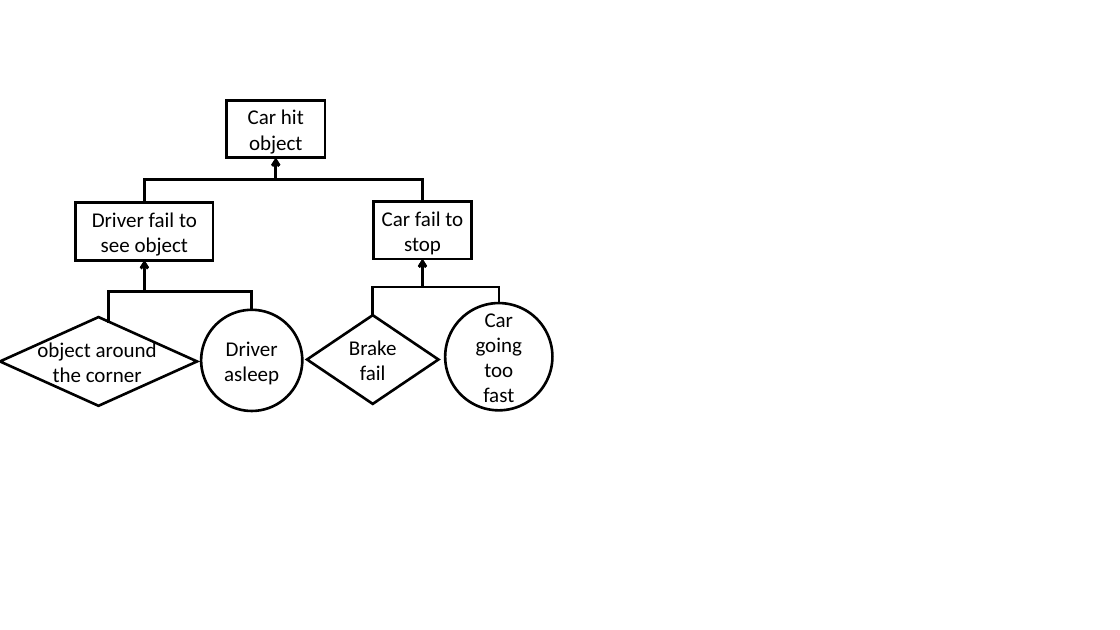
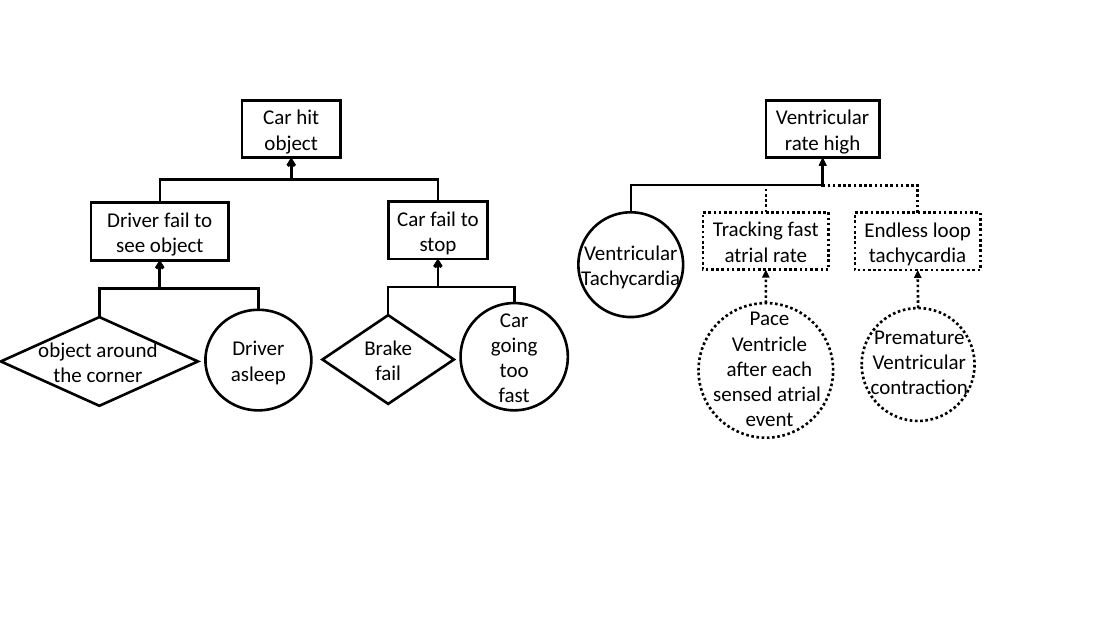
Before and after one commit to mlab-upenn/FnEDA, a slide deck: slide 1 of figs/FTA_new.pptx. Drawn at 1120x630 pixels with LibreOffice and Linux fonts; fonts in the diff are those of the drawing. Boxes give left, top, right and bottom in pixels: in the first picture for what was removed or moved away, otherwise in the second. Text is boxed around its words. In the diff, an @@ line names an element or a change of style, - is before the commit and + after.

```diff
--- a/figs/FTA_new.pptx
+++ b/figs/FTA_new.pptx
@@ rectangle added at [766,100,880,157], outline #000000 2.25 pt, 18 pt, text #000000 @@
+Ventricular rate high
@@ 4 elbow arrows, 3 rectangles, 1 diamond, 1 ellipse: place and size @@
-4 elbow arrows, 3 rectangles, 1 diamond, 1 ellipse at [76,100,553,411]
+4 elbow arrows, 3 rectangles, 1 diamond, 1 ellipse at [91,100,568,411]
@@ elbow arrow added from (631, 213) to (823, 158), #000000 2.25 pt @@
@@ elbow arrow added from (766, 213) to (823, 158), #000000 2.25 pt dashed @@
@@ elbow arrow added from (918, 213) to (823, 158), #000000 2.25 pt dashed @@
@@ ellipse added at [579,213,684,318], outline #000000 2.25 pt @@
@@ rectangle added at [703,213,828,270], outline #000000 2.25 pt dashed, 18 pt, text #000000 @@
+Tracking fast atrial rate
@@ rectangle added at [855,213,981,270], outline #000000 2.25 pt dashed, 18 pt, text #000000 @@
+Endless loop tachycardia
@@ elbow arrow moved from (108, 323) - (145, 260) to (99, 317) - (160, 260) @@
@@ elbow arrow moved from (252, 310) - (145, 260) to (259, 310) - (160, 260) @@
@@ text added at [581,242,680,291], 18 pt, text #000000 @@
+Ventricular
+Tachycardia
@@ arrow added from (766, 303) to (766, 270), #000000 2.25 pt dashed @@
@@ arrow added from (918, 308) to (918, 271), #000000 2.25 pt dashed @@
@@ ellipse "Driver": place and size @@
-ellipse "Driver" at [201,310,302,411]
+ellipse "Driver" at [206,310,312,411]
@@ ellipse added at [699,303,833,438], fill #FFFFFF, outline #000000 2.25 pt dashed @@
@@ text added at [713,308,821,433], 18 pt, text #000000 @@
+Pace
+Ventricle
+after each
+sensed atrial
+event
@@ ellipse added at [862,308,975,421], fill #FFFFFF, outline #000000 2.25 pt dashed @@
@@ text added at [871,326,968,401], 18 pt, text #000000 @@
+Premature
+Ventricular
+contraction
```
Also in this commit, not shown: 5 other files.
